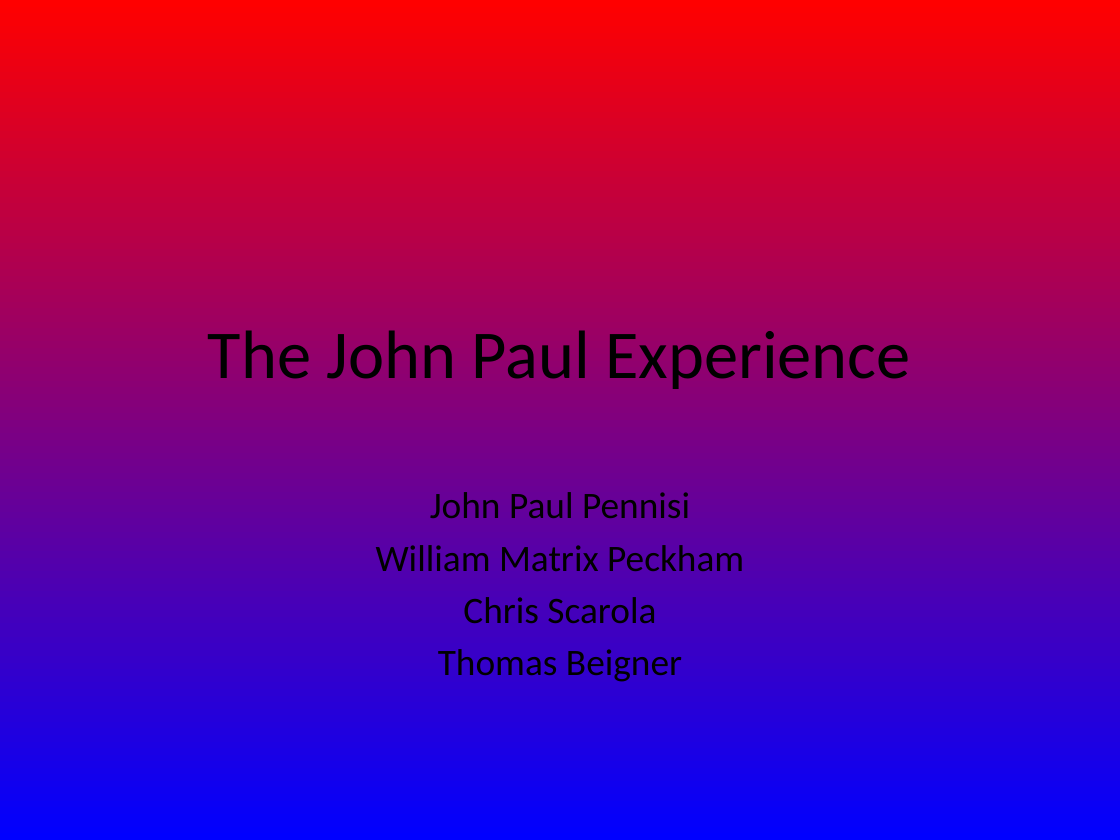
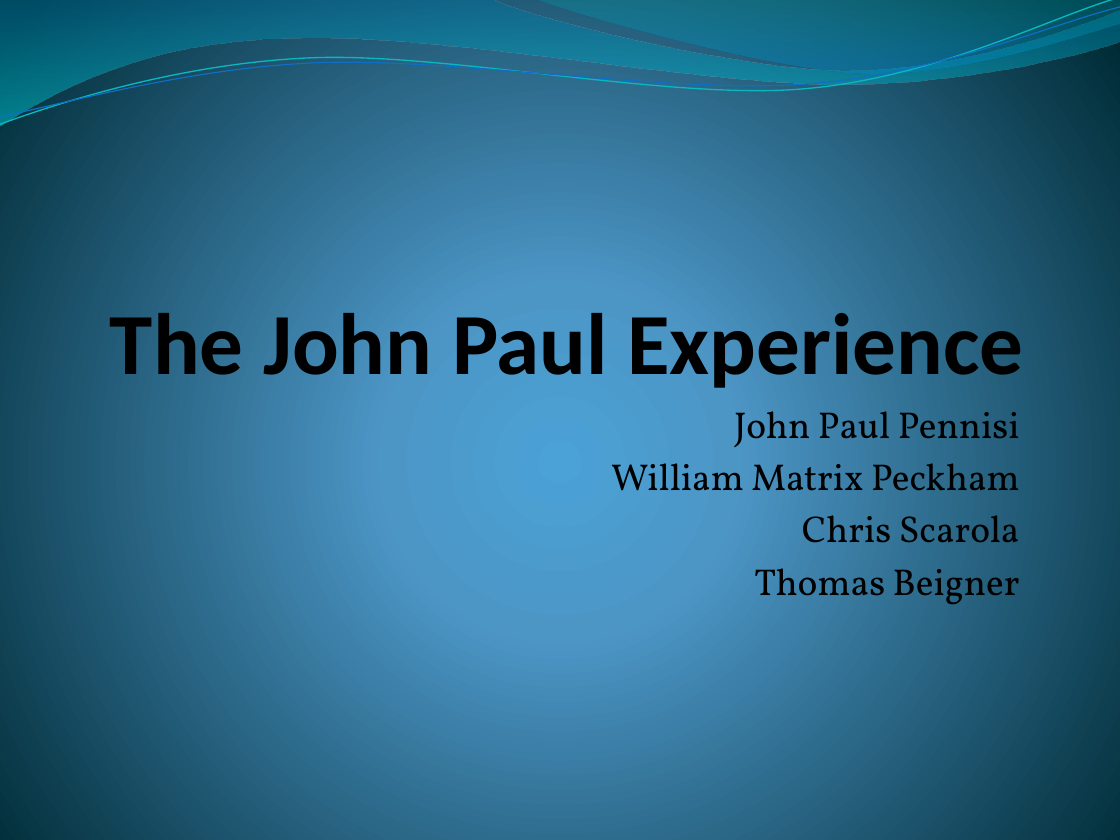
Before and after one commit to MatrixPeckham/majorrequirements336, a slide deck: slide 1 of Documents/Design review PPT.pptx. Drawn at 1120x840 pixels with LibreOffice and Linux fonts; fonts in the diff are those of the drawing. Boxes give left, top, right and bottom in pixels: in the first picture for what was removed or moved away, otherwise in the second. Text is boxed around its words. In the diff, an @@ line names an element or a change of style, - is before the commit and + after.

```diff
--- a/Documents/Design review PPT.pptx
+++ b/Documents/Design review PPT.pptx
@@ background gradient #FF0000 to #0000FF to gradient #4AA0D6 to #4C98C7 to #002C38 @@
@@ freeform shape added at [0,0,1120,127], fill gradient #0074A1 to #00C6CF @@
@@ freeform shape added at [0,0,1120,131], outline #0AB8BF 0.85 pt @@
@@ freeform shape added at [0,7,1120,125], outline #0F6FC6 0.75 pt @@
@@ freeform shape added at [536,0,1120,77], fill gradient #00A1A9 to #008BBF @@
@@ title "The John Paul Experience": place and size @@
-title "The John Paul Experience" at [208,330,910,389]
+title "The John Paul Experience" at [110,302,1023,395]
@@ title "The John Paul Experience" at [110,302,1023,395]: size 44 to 56 pt, bold on; alignment centre to right; vertical alignment middle to bottom @@
@@ subtitle "John Paul Pennisi": place and size @@
-subtitle "John Paul Pennisi" at [376,492,744,682]
+subtitle "John Paul Pennisi" at [611,411,1020,604]
@@ subtitle "John Paul Pennisi" at [611,411,1020,604]: font Calibri to Vollkorn; alignment centre to right @@
```
Also in this commit, not shown: 14 other slides changed.
